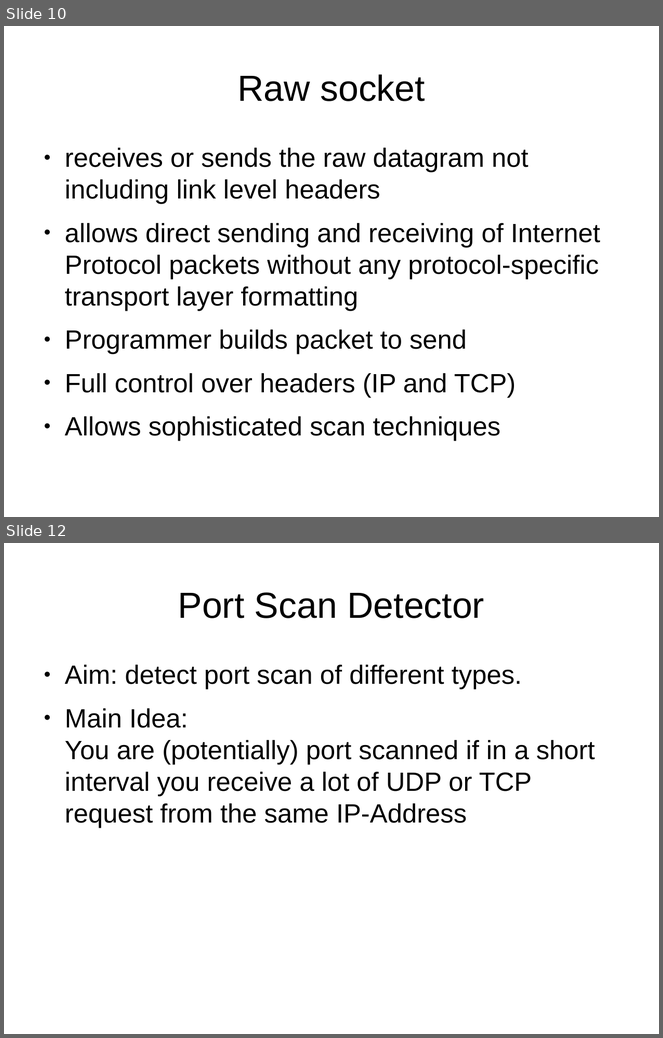
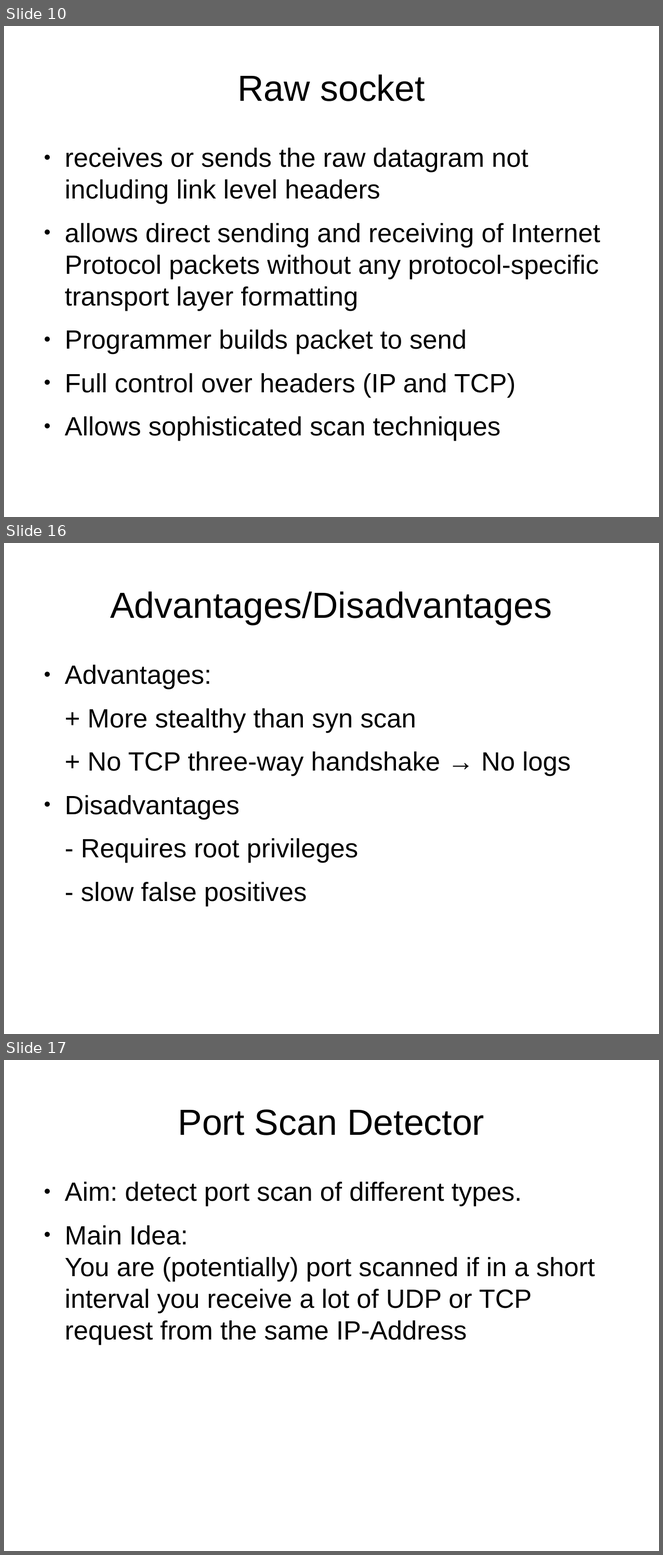
Before and after one commit to herrBez/PortScanner, a slide deck: slides/Untitled 1.odp. Shown one above the other, each under a label of ours: slides 10 and 12 before the commit, slides 10, 16 and 17 after it; the slides between them are not shown. The pictures are 663x1038 and 663x1555 pixels, drawn with LibreOffice and Linux fonts; fonts in the diff are those of the drawing. Boxes give left, top, right and bottom in pixels: in the first picture for what was removed or moved away, otherwise in the second. Text is boxed around its words. In the diff, an @@ line names an element or a change of style, - is before the commit and + after.

```diff
--- a/slides/Untitled 1.odp
+++ b/slides/Untitled 1.odp
@@ slide 16 added at (x1=4, y1=543, x2=659, y2=1034), background #FFFFFF @@
@@ title added at (x1=110, y1=591, x2=552, y2=625), 44 pt, text #000000 @@
+Advantages/Disadvantages
@@ text added at (x1=65, y1=665, x2=571, y2=906), 32 pt, text #000000 @@
+● Advantages:
++ More stealthy than syn scan
++ No TCP three-way handshake → No logs
+● Disadvantages
+- Requires root privileges
+- slow false positives
@@ what was slide 12 is now slide 17 @@
```
Also in this commit, not shown: 1 slide changed, 4 other slides added.
